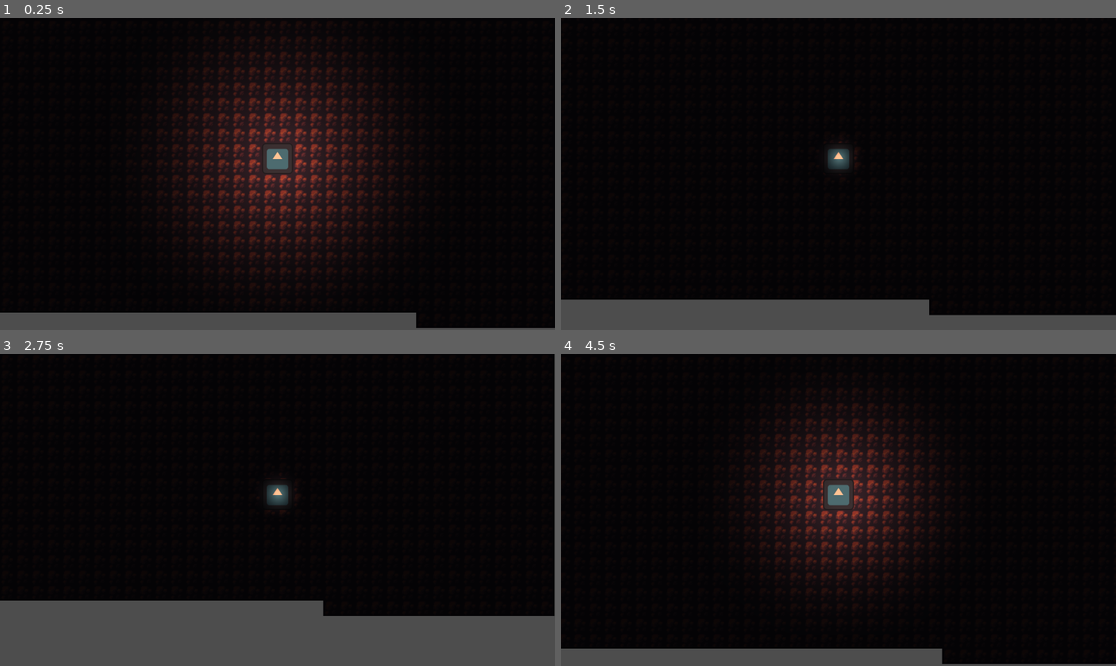
Above: before the commit, frames 1-4 (two rows, left to right).
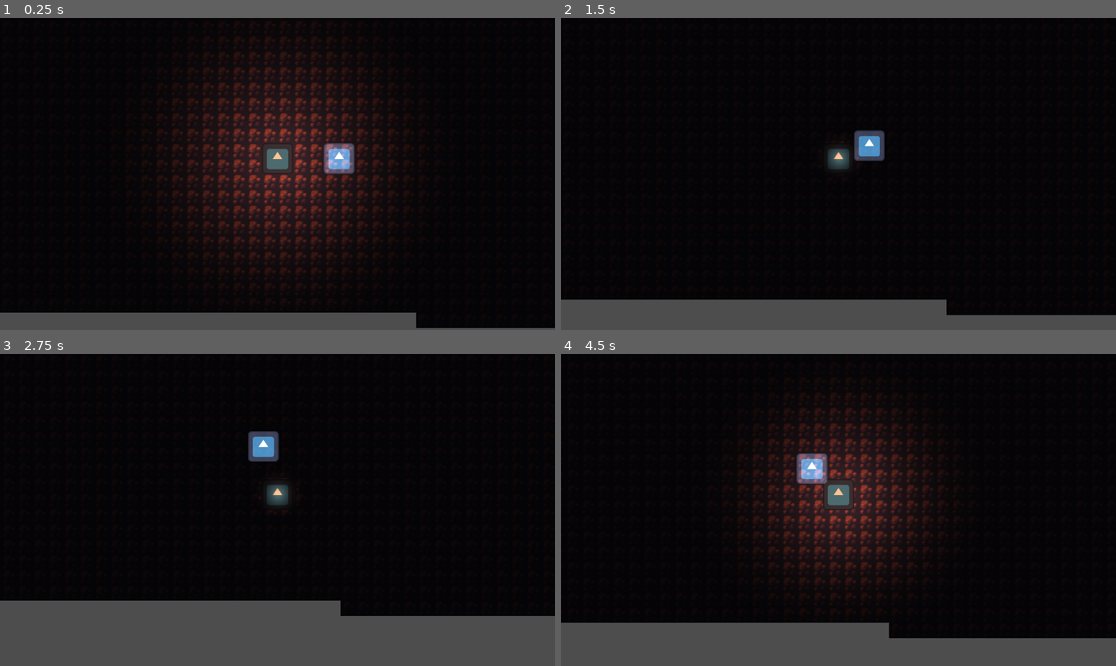
Above: after the commit, the same moments.

Repository: Mibeador/level-design-team-3-project
Game: Godot game, scene res://scenes/test_1.tscn
The game is run twice, just before and just after one commit, with the same random seed, the same clock (stepped at 60 frames per second) and the same inputs. The engine's default icon, where the game draws it, is replaced by a stand-in: a white triangle on a blue panel in a dark square.
Inputs:
- Up to frame 1 (0.25 s): no input
- Up to frame 2 (1.5 s): tap Enter at 0.5 s; hold D (move_right) 0.53-1.28 s; tap F (light_toggle) at 0.6, 1.35 s; hold S (move_down) from 1.28 s (still down)
- Up to frame 3 (2.75 s): release S (move_down) at 2.03 s; hold D (move_right) from 2.03 s (still down); tap F (light_toggle) at 2.1 s
- Up to frame 4 (4.5 s): release D (move_right) at 2.78 s; hold W (move_up) 2.78-3.53 s; tap F (light_toggle) at 2.85, 3.6, 4.35 s; hold A (move_left) from 3.53 s (still down)

The runs differ from the first frame. In frame 1, 0.5% of the frame differs, in the area x 58-64%, y 40-51%; in frame 2, 0.7%; in frame 3, 0.8%; in frame 4, 14%, in the area x 0-100%, y 12-100%.

Commit message:
Created enemy variables
All (?) enemy variables created as export variables

Diff:
--- /dev/null
+++ b/scenes/enemy.tscn
@@ -0,0 +1,22 @@
+[gd_scene format=3 uid="uid://cbm68aipwi4df"]
+
+[ext_resource type="Texture2D" uid="uid://by1jws8awugfj" path="res://assets/icon2.svg" id="1_7p1mj"]
+[ext_resource type="Script" uid="uid://bgtuquctnrgkw" path="res://scripts/enemy.gd" id="1_md0e3"]
+
+[sub_resource type="CanvasItemMaterial" id="CanvasItemMaterial_md0e3"]
+blend_mode = 1
+light_mode = 1
+
+[sub_resource type="RectangleShape2D" id="RectangleShape2D_4ra3w"]
+size = Vector2(32, 32)
+
+[node name="Enemy" type="CharacterBody2D" unique_id=544095376]
+script = ExtResource("1_md0e3")
+
+[node name="Sprite2D" type="Sprite2D" parent="." unique_id=855360845]
+material = SubResource("CanvasItemMaterial_md0e3")
+scale = Vector2(0.24999999, 0.24999999)
+texture = ExtResource("1_7p1mj")
+
+[node name="CollisionShape2D" type="CollisionShape2D" parent="." unique_id=475295647]
+shape = SubResource("RectangleShape2D_4ra3w")
--- a/scenes/test_1.tscn
+++ b/scenes/test_1.tscn
@@ -2,6 +2,7 @@
 
 [ext_resource type="PackedScene" uid="uid://cker3fujs52vc" path="res://scenes/player.tscn" id="1_p1gcm"]
 [ext_resource type="Texture2D" uid="uid://xglrqwyvx04p" path="res://assets/test_tileset.png" id="1_qm5my"]
+[ext_resource type="PackedScene" uid="uid://cbm68aipwi4df" path="res://scenes/enemy.tscn" id="3_b5onc"]
 
 [sub_resource type="TileSetAtlasSource" id="TileSetAtlasSource_b5onc"]
 texture = ExtResource("1_qm5my")
@@ -147,3 +148,6 @@
 
 [node name="CanvasModulate" type="CanvasModulate" parent="." unique_id=971284523]
 color = Color(0.08468992, 0.08468992, 0.08468992, 1)
+
+[node name="Enemy" parent="." unique_id=544095376 instance=ExtResource("3_b5onc")]
+position = Vector2(64, -16)
--- /dev/null
+++ b/scripts/enemy.gd
@@ -0,0 +1,33 @@
+extends CharacterBody2D
+
+#Unique setup for each scene
+@export_group("Scene Setup")
+##Player character for the specific level
+@export var player: CharacterBody2D
+##Player camera for the specific level
+@export var player_camera: Camera2D
+##Nav agent for the specific level
+@export var nav_agent: NavigationAgent2D
+
+#enemy base settings
+@export_group("Settings")
+##How fast does it move in tracking state?
+@export var tracking_speed = 20.0
+##How fast does it move in attack state?
+@export var attack_speed = 40.0
+##How far is its attack range?
+@export var attack_range = 1.0
+##How much damage does it do per attack?
+@export var attack_damage = 5.0
+##How long is the cooldown between attacks?
+@export var attack_cooldown = 2.0
+##How far is the line of sight with the light off?
+@export var light_off_sight_range = 3.0
+##How far is the line of sight with the light on?
+@export var light_on_sight_range = 15.0
+##How long does the base stun last?
+@export var stun_duration = 8.0
+##How high is % chance to randomly enter tracking state? (x+1/50 is the math behind hunger check. Higher assigned #, higher chance)
+@export var hunger_stat = 1.0
+##How long does it take to leave tracking state for lost state?
+@export var lost_limit = 15.0
Not shown, added: scripts/enemy.gd.uid
